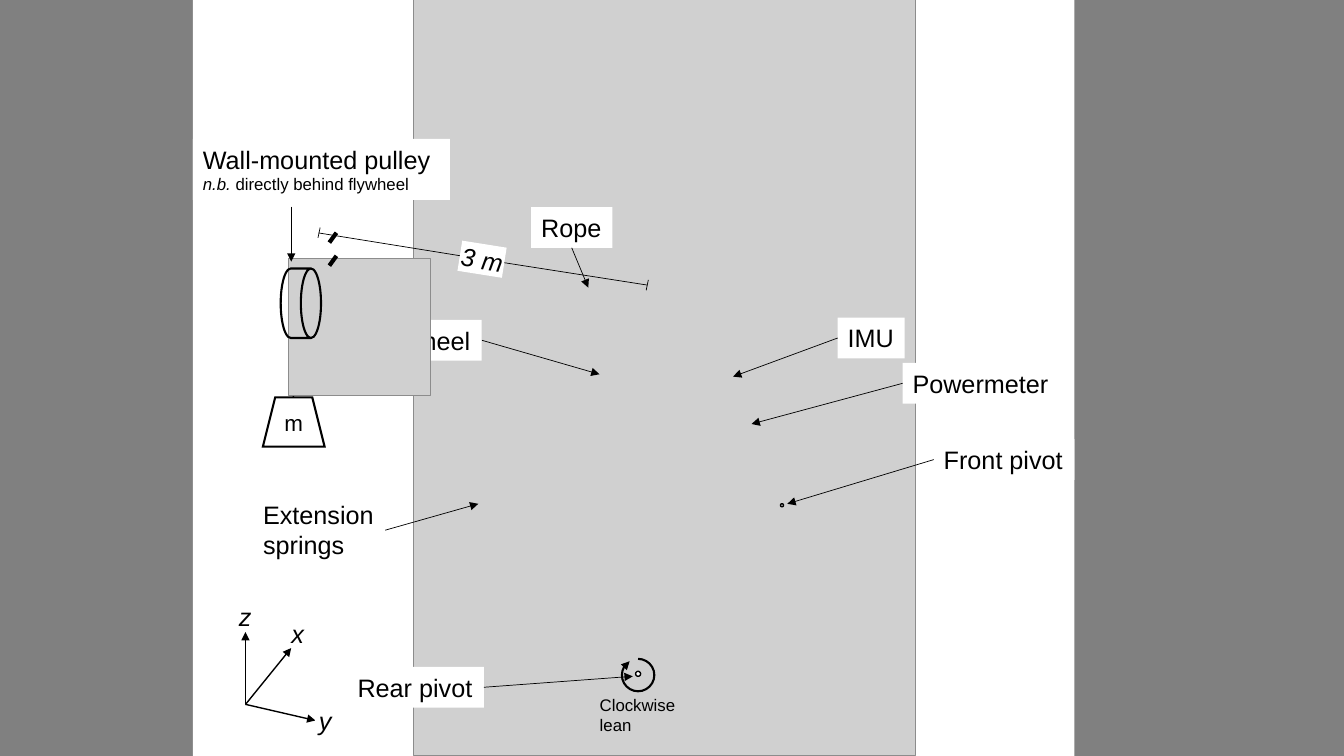
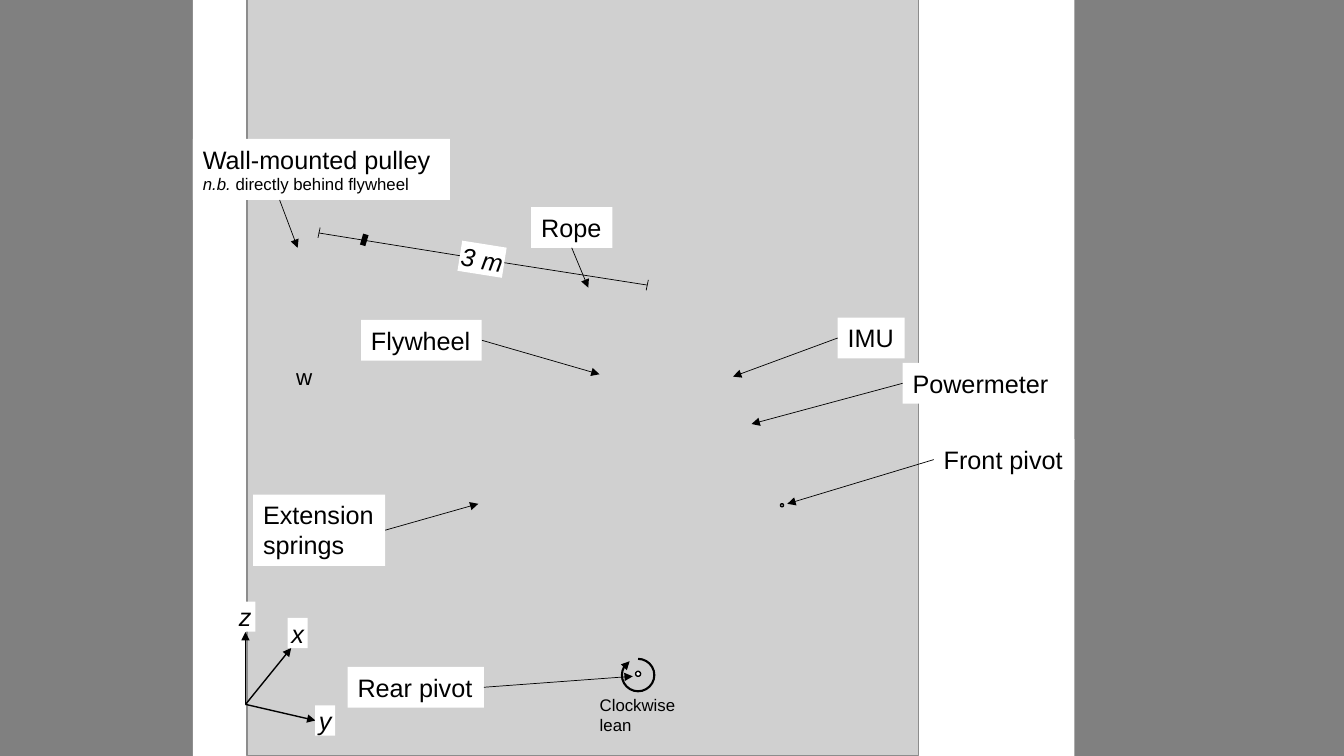
Before and after one commit to ross-wilkinson/rock-no-rock, a slide deck: slide 1 of docs/fig_setup_labelled.pptx. Drawn at 1344x756 pixels with LibreOffice and Linux fonts; fonts in the diff are those of the drawing; grey boxes stand for pictures. Boxes give left, top, right and bottom in pixels: in the first picture for what was removed or moved away, otherwise in the second. Text is boxed around its words. In the diff, an @@ line names an element or a change of style, - is before the commit and + after.

```diff
--- a/docs/fig_setup_labelled.pptx
+++ b/docs/fig_setup_labelled.pptx
@@ picture: place and size @@
-picture at (413, 0, 915, 756)
+picture at (247, 0, 919, 756)
@@ arrow moved from (291, 207) - (291, 262) to (279, 200) - (297, 248) @@
@@ line moved from (337, 233) - (330, 243) to (366, 235) - (363, 245) @@
@@ line (366, 235) - (363, 245): stroke #000000 3 pt to #000000 4 pt @@
@@ group removed at (263, 256, 431, 447): 1 freeform shape, 1 picture, 1 trapezoid, 1 cylinder, 1 line @@
@@ text at (296, 373, 312, 385): text changed @@
-m
+w
@@ 4 rectangles: place and size @@
-4 rectangles at (239, 505, 374, 736)
+4 rectangles at (235, 495, 385, 736)
```
Also in this commit, not shown: 11 other files.
